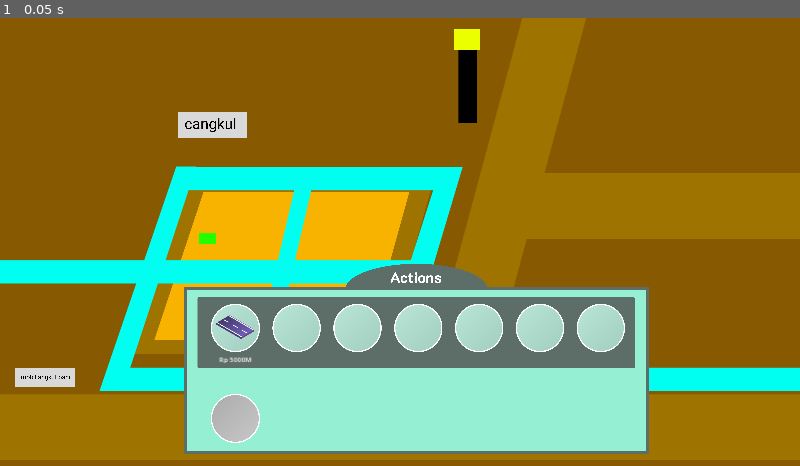
Above: before the commit, frame 1.
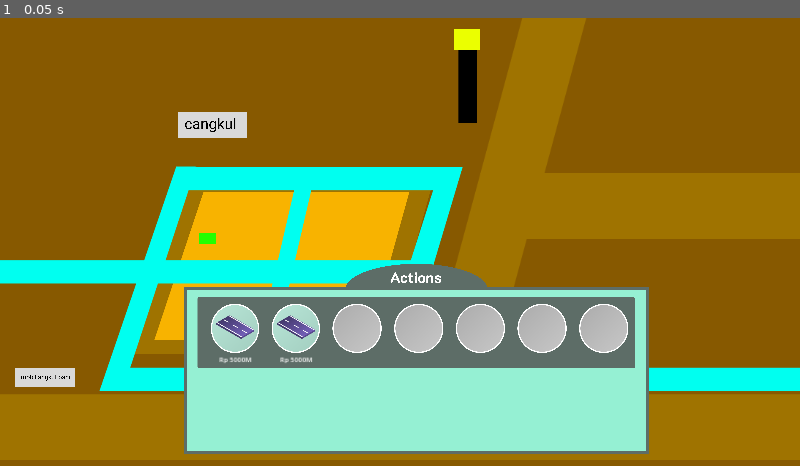
Above: after the commit, the same moment.

Repository: Endour-Company/Project_5
Game: Godot game, scene res://Game/game.tscn
Same seed, same stepped clock (60 frames per second), same inputs: the game is played once before the commit and once after it.
Inputs:
- Up to frame 1 (0.05 s): no input

The runs differ from the first frame. In frame 1, 3.1% of the frame differs, in the area x 26-79%, y 63-95%.

Commit message:
action bar almost done

Diff:
--- a/Data/Items_ricefields.json
+++ b/Data/Items_ricefields.json
@@ -24,7 +24,7 @@
 		]
 	},
 	{
-		"name": "Jalan",
+		"name": "street",
 		"description": "Street ut enim vestibulum, convallis lectus tincidunt, vehicula mi. Nunc facilisis accumsan mi sit am …(373 unchanged characters)…
 		"levels": [
 			{
--- a/Global/Game_UI/Action_bar/Item/Item.gd
+++ b/Global/Game_UI/Action_bar/Item/Item.gd
@@ -7,6 +7,7 @@
 @onready var itemPrice = $VBoxContainer/Price
 var it = load("res://Game/Ricefield/Assets/prototype/Jalan_lv1.png")
 func _ready():
+	#print(itemPrice)
 	pass # Replace with function body.
 
 
@@ -14,6 +15,7 @@
 func _process(delta):
 	pass
 
-func init_item(itemPath : Texture2D, price : int):
-	itemImage.set_texture(itemPath)
-	itemPrice.set_text(price)
+func init_item(itemPath : String, price : int):
+	print(itemPath)
+	#itemImage.set_texture(itemPath)
+	#itemPrice.set_text(price)
--- a/Global/Game_UI/Action_bar/Item_container.gd
+++ b/Global/Game_UI/Action_bar/Item_container.gd
@@ -13,5 +13,27 @@
 	pass
 
 func init_items(items):
+	var itemRemaining = 7
 	for item in items:
-		pass
+		# cek level dari variabel global
+		var itemCurrent = find_item_with_key(GlobalItemsLevel.ITEM_LEVEL, "name",item["name"])
+		var itemCurrentLevel = itemCurrent["level"]
+		var myItem = find_item_with_key(item["levels"], "level",itemCurrentLevel)
+
+		var panelFill = itemPanelFill.instantiate()
+		add_child(panelFill)
+		panelFill.init_item_panel(myItem["img"], myItem["upgrade_price"])
+
+		itemRemaining-=1
+
+	if(itemRemaining != 0):
+		for i in range(0,itemRemaining):
+			var panelEmpty = itemPanelEmpty.instantiate()
+			add_child(panelEmpty)
+
+
+func find_item_with_key(arr : Array,key:String,value):
+	for item in arr:
+		if(item[key] == value):
+			return item
+	return null
--- a/Global/Game_UI/Action_bar/Item_panel/Item_panel_fill.gd
+++ b/Global/Game_UI/Action_bar/Item_panel/Item_panel_fill.gd
@@ -13,5 +13,6 @@
 	pass
 
 
-func init_item_panel(itemPath : Texture2D, price : int):
-	item.init_item(itemPath, price)
+func init_item_panel(itemPath : String, price : int):
+	var myItem = item.instantiate()
+	myItem.init_item(itemPath, price)
--- a/Global/Game_UI/Action_bar/action_bar.tscn
+++ b/Global/Game_UI/Action_bar/action_bar.tscn
@@ -1,30 +1,12 @@
-[gd_scene load_steps=11 format=3 uid="uid://6wgjm6tla017"]
+[gd_scene load_steps=5 format=3 uid="uid://6wgjm6tla017"]
 
 [ext_resource type="Texture2D" uid="uid://dpn7mh6fvy5oq" path="res://Global/Game_UI/Action_bar/Assets/Actions.png" id="1_2lrml"]
 [ext_resource type="Script" path="res://Global/Game_UI/Action_bar/action_bar.gd" id="1_14npq"]
 [ext_resource type="Script" path="res://Global/Game_UI/Action_bar/Item_container.gd" id="3_rm0i6"]
-[ext_resource type="PackedScene" uid="uid://cd487uqanw2o" path="res://Global/Game_UI/Action_bar/Item_panel/item_panel_fill.tscn" id="4_0ajnt"]
-[ext_resource type="Texture2D" uid="uid://bn5xqq031easv" path="res://Global/Game_UI/Action_bar/Assets/Container_item_fill.png" id="4_2co5d"]
-[ext_resource type="PackedScene" uid="uid://bb5fdor2mrcci" path="res://Global/Game_UI/Action_bar/Item_panel/item_panel_empty.tscn" id="6_4tiqi"]
 
 [sub_resource type="Theme" id="Theme_l7g4g"]
 GridContainer/constants/h_separation = 30
 GridContainer/constants/v_separation = 100
-
-[sub_resource type="StyleBoxTexture" id="StyleBoxTexture_eueno"]
-texture = ExtResource("4_2co5d")
-
-[sub_resource type="StyleBoxFlat" id="StyleBoxFlat_tdys8"]
-bg_color = Color(0.383159, 0.597374, 0.946866, 1)
-border_width_left = 10
-border_width_top = 10
-border_width_right = 10
-border_width_bottom = 10
-border_color = Color(1, 0.669174, 0.962241, 1)
-
-[sub_resource type="Theme" id="Theme_awpmf"]
-Panel/styles/panel = SubResource("StyleBoxTexture_eueno")
-PanelContainer/styles/panel = SubResource("StyleBoxFlat_tdys8")
 
 [node name="Action_bar" type="Control"]
 layout_mode = 3
@@ -47,39 +29,3 @@
 theme = SubResource("Theme_l7g4g")
 columns = 7
 script = ExtResource("3_rm0i6")
-
-[node name="Item_panel_fill" parent="Item_container" instance=ExtResource("4_0ajnt")]
-layout_mode = 2
-
-[node name="Panel2" type="Panel" parent="Item_container"]
-custom_minimum_size = Vector2(116, 116)
-layout_mode = 2
-theme = SubResource("Theme_awpmf")
-
-[node name="Panel3" type="Panel" parent="Item_container"]
-custom_minimum_size = Vector2(116, 116)
-layout_mode = 2
-theme = SubResource("Theme_awpmf")
-
-[node name="Panel4" type="Panel" parent="Item_container"]
-custom_minimum_size = Vector2(116, 116)
-layout_mode = 2
-theme = SubResource("Theme_awpmf")
-
-[node name="Panel5" type="Panel" parent="Item_container"]
-custom_minimum_size = Vector2(116, 116)
-layout_mode = 2
-theme = SubResource("Theme_awpmf")
-
-[node name="Panel6" type="Panel" parent="Item_container"]
-custom_minimum_size = Vector2(116, 116)
-layout_mode = 2
-theme = SubResource("Theme_awpmf")
-
-[node name="Panel7" type="Panel" parent="Item_container"]
-custom_minimum_size = Vector2(116, 116)
-layout_mode = 2
-theme = SubResource("Theme_awpmf")
-
-[node name="Item_panel_empty" parent="Item_container" instance=ExtResource("6_4tiqi")]
-layout_mode = 2
--- /dev/null
+++ b/Global/Scripts/GlobalItemsLevel.gd
@@ -0,0 +1,28 @@
+extends Node
+
+var ITEM_LEVEL = [
+	{
+		"name" : "tractor",
+		"level" : 2
+	},
+	{
+		"name" : "street",
+		"level" : 1
+ 	}
+]
+
+enum CURRENT_PLACE {
+	PLACE_ricefiled,
+	PLACE_forest
+}
+
+func _ready():
+	pass # Replace with function body.
+
+
+# Called every frame. 'delta' is the elapsed time since the previous frame.
+func _process(delta):
+	pass
+
+func greeting():
+	print("Hello world")
--- a/project.godot
+++ b/project.godot
@@ -18,6 +18,7 @@
 [autoload]
 
 GlobalActionBar="*res://Global/Scripts/GlobalActionBar.gd"
+GlobalItemsLevel="*res://Global/Scripts/GlobalItemsLevel.gd"
 
 [display]
 
